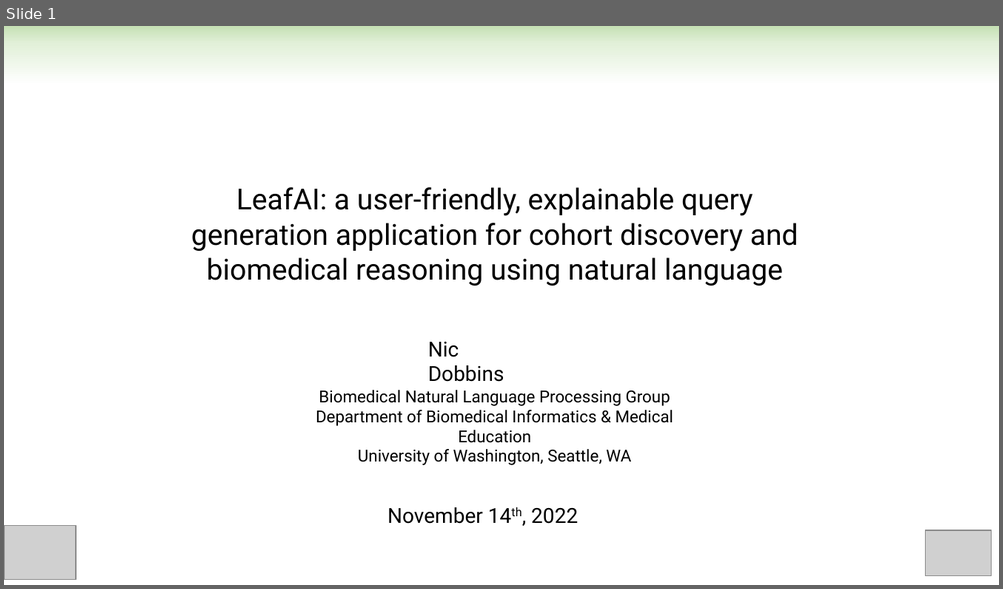
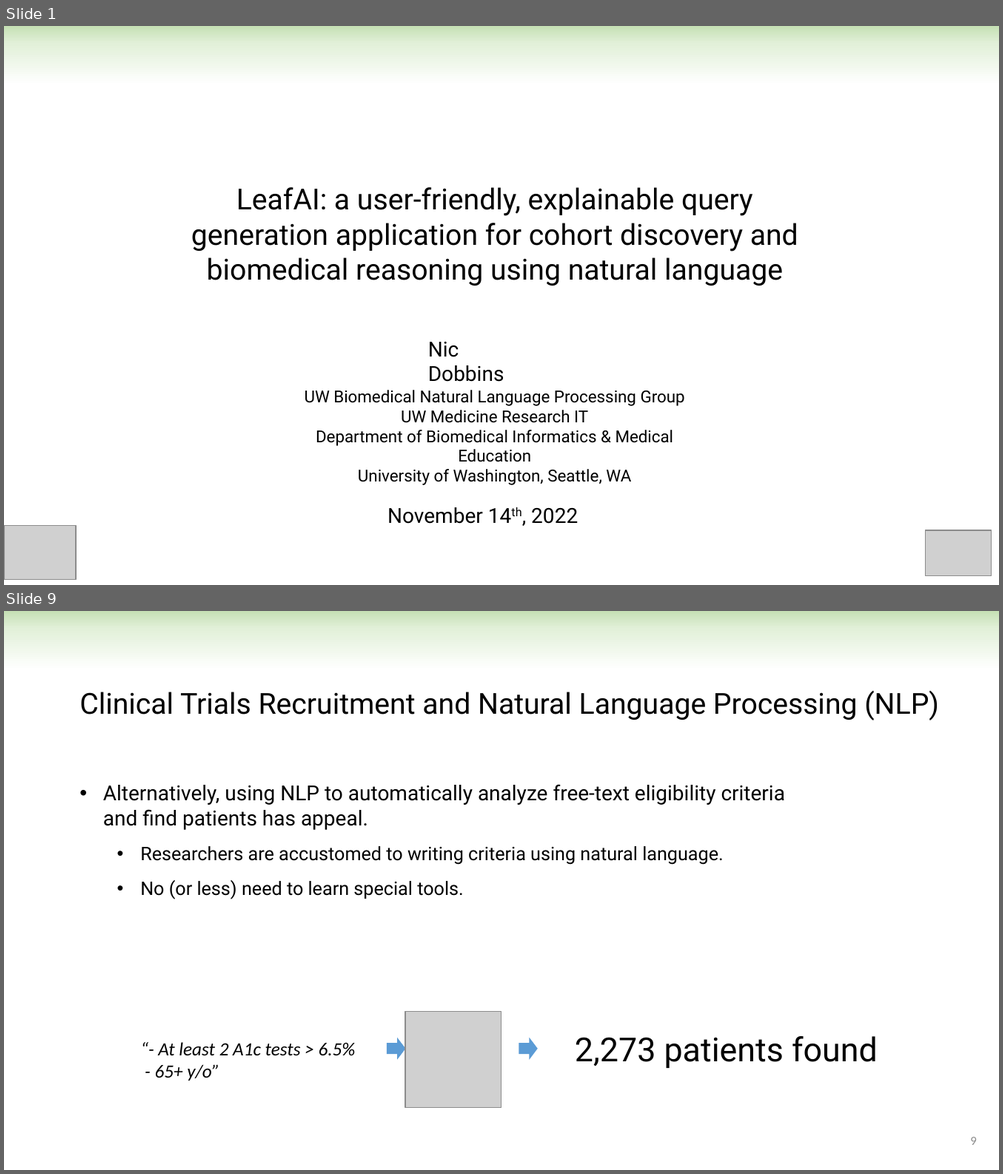
Before and after one commit to ndobb/dissertation, a slide deck: 4_general_exam/presentation/nic_dobbins_general_exam.pptx. Shown one above the other, each under a label of ours: slide 1 before the commit, slides 1 and 9 after it; the slides between them are not shown. The pictures are 1003x589 and 1003x1174 pixels, drawn with LibreOffice and Linux fonts; fonts in the diff are those of the drawing; grey boxes stand for pictures. Boxes give left, top, right and bottom in pixels: in the first picture for what was removed or moved away, otherwise in the second. Text is boxed around its words. In the diff, an @@ line names an element or a change of style, - is before the commit and + after.

```diff
--- a/4_general_exam/presentation/nic_dobbins_general_exam.pptx
+++ b/4_general_exam/presentation/nic_dobbins_general_exam.pptx
@@ slide 9 added at [4, 611, 999, 1170], background #FFFFFF; not listed: 1 template element that a slide beside it also shows @@
@@ text added at [79, 691, 939, 721], 28 pt, text #000000 @@
+Clinical Trials Recruitment and Natural Language Processing (NLP)
@@ text added at [103, 784, 785, 900], 20 pt, text #000000 @@
+• Alternatively, using NLP to automatically analyze free-text eligibility criteria and find patients has appeal.
+  • Researchers are accustomed to writing criteria using natural language.
+  • No (or less) need to learn special tools.
@@ picture added at [405, 1011, 502, 1108] @@
@@ text added at [155, 1042, 356, 1081], 18 pt, text #000000, italic @@
+“- At least 2 A1c tests > 6.5%
+- 65+ y/o”
@@ right arrow added at [387, 1038, 405, 1060], fill #5B9BD5 @@
@@ right arrow added at [519, 1038, 538, 1060], fill #5B9BD5 @@
@@ text added at [575, 1037, 877, 1068], 32 pt, text #000000 @@
+2,273 patients found
@@ page number added at [970, 1137, 976, 1145], 12 pt, text #8C8C8C @@
+9
@@ slide 1 changed as well @@
@@ text at [304, 390, 685, 463]: text changed @@
-Biomedical Natural Language Processing Group
-Department of Biomedical Informatics & Medical Education
+UW Biomedical Natural Language Processing Group
+UW Medicine Research IT
+Department of Biomedical Informatics & Medical Education
```
Also in this commit, not shown: 1 other slide changed, 26 other slides added, 3 slides removed, 3 other files.
